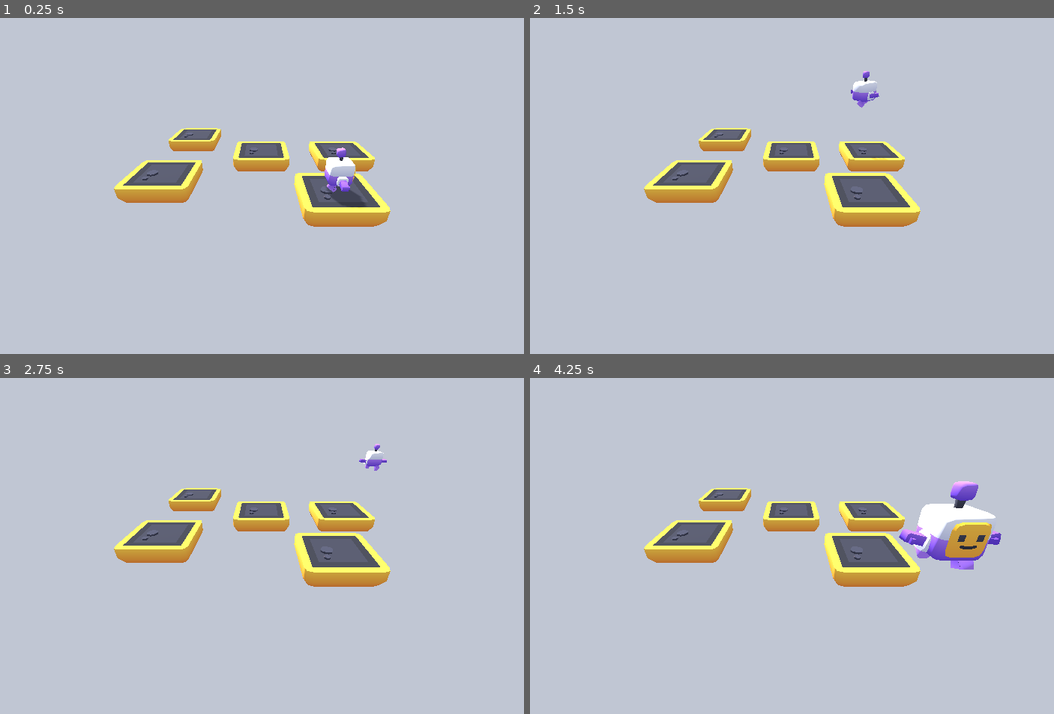
Above: before the commit, frames 1-4 (two rows, left to right).
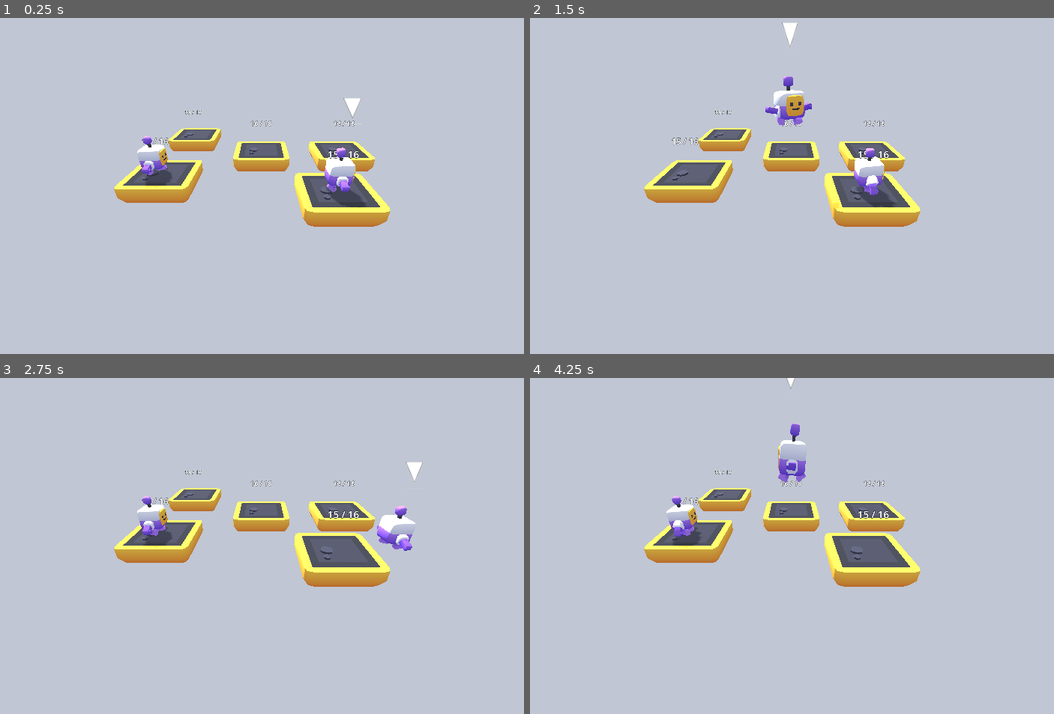
Above: after the commit, the same moments.

Repository: guladam/penguin_hopper
Game: Godot game, scene res://scenes/level/level.tscn
The game is run twice, just before and just after one commit, with the same random seed, the same clock (stepped at 60 frames per second) and the same inputs.
Inputs:
- Up to frame 1 (0.25 s): no input
- Up to frame 2 (1.5 s): hold D (move_right) 0.53-1.28 s; hold Tab (next_penguin, bound only after the commit) 0.53-1.28 s; tap Space (jump) at 0.77, 0.8, 1.07, 1.35 s; hold S (move_backward) from 1.28 s (still down)
- Up to frame 3 (2.75 s): tap Space (jump) at 1.52, 1.82, 2.3 s; tap Tab (next_penguin, bound only after the commit) at 1.55 s; release S (move_backward) at 2.03 s; hold D (move_right) from 2.03 s (still down); hold Tab (next_penguin, bound only after the commit) from 2.03 s (still down)
- Up to frame 4 (4.25 s): release D (move_right) at 2.78 s; release Tab (next_penguin, bound only after the commit) at 2.78 s; hold W (move_forward) 2.78-3.53 s; tap Tab (next_penguin, bound only after the commit) at 2.85 s; tap Space (jump) at 3.02, 3.32, 3.6, 3.77, 4.07 s; hold A (move_left) from 3.53 s (still down)

The runs differ from the first frame. In frame 1, 0.8% of the frame differs, in the area x 26-69%, y 23-51%; in frame 2, 1.8%; in frame 3, 1.5%; in frame 4, 3.8%, in the area x 26-90%, y 0-58%.

Commit message:
arrow, ice health + penguin swapping

Diff:
--- /dev/null
+++ b/assets/arrow.svg
@@ -0,0 +1,50 @@
+<?xml version="1.0" encoding="UTF-8" standalone="no"?>
+<!-- Created with Inkscape (http://www.inkscape.org/) -->
+
+<svg
+   width="210mm"
+   height="297mm"
+   viewBox="0 0 210 297"
+   version="1.1"
+   id="svg1"
+   inkscape:version="1.3-beta (cedbd6c6ff, 2023-05-28)"
+   sodipodi:docname="arrow.svg"
+   xmlns:inkscape="http://www.inkscape.org/namespaces/inkscape"
+   xmlns:sodipodi="http://sodipodi.sourceforge.net/DTD/sodipodi-0.dtd"
+   xmlns="http://www.w3.org/2000/svg"
+   xmlns:svg="http://www.w3.org/2000/svg">
+  <sodipodi:namedview
+     id="namedview1"
+     pagecolor="#ffffff"
+     bordercolor="#000000"
+     borderopacity="0.25"
+     inkscape:showpageshadow="2"
+     inkscape:pageopacity="0.0"
+     inkscape:pagecheckerboard="0"
+     inkscape:deskcolor="#d1d1d1"
+     inkscape:document-units="mm"
+     inkscape:zoom="0.5946522"
+     inkscape:cx="267.38319"
+     inkscape:cy="468.34099"
+     inkscape:window-width="1920"
+     inkscape:window-height="986"
+     inkscape:window-x="-11"
+     inkscape:window-y="-11"
+     inkscape:window-maximized="1"
+     inkscape:current-layer="layer1" />
+  <defs
+     id="defs1" />
+  <g
+     inkscape:label="Réteg 1"
+     inkscape:groupmode="layer"
+     id="layer1">
+    <path
+       id="path1"
+       style="stroke:#000000;stroke-width:5;fill:#ffffff;fill-opacity:1;stroke-dasharray:none;stroke-opacity:1;stroke-linecap:round;stroke-linejoin:round"
+       inkscape:transform-center-x="-4.4494004"
+       inkscape:transform-center-y="46.401446"
+       transform="rotate(135,63.848102,100.66089)"
+       d="M 37.81753,216.98631 -110.67489,68.49389 126.20588,-19.894458 Z"
+       sodipodi:nodetypes="cccc" />
+  </g>
+</svg>
--- a/project.godot
+++ b/project.godot
@@ -46,6 +46,16 @@
 "events": [Object(InputEventKey,"resource_local_to_scene":false,"resource_name":"","device":-1,"window_id":0,"alt_pressed":false,"shift_pressed":false,"ctrl_pressed":false,"meta_pressed":false,"pressed":false,"keycode":0,"physical_keycode":32,"key_label":0,"unicode":32,"echo":false,"script":null)
 ]
 }
+next_penguin={
+"deadzone": 0.5,
+"events": [Object(InputEventKey,"resource_local_to_scene":false,"resource_name":"","device":-1,"window_id":0,"alt_pressed":false,"shift_pressed":false,"ctrl_pressed":false,"meta_pressed":false,"pressed":false,"keycode":0,"physical_keycode":4194306,"key_label":0,"unicode":0,"echo":false,"script":null)
+]
+}
+
+[layer_names]
+
+3d_physics/layer_1="environment"
+3d_physics/layer_2="penguin"
 
 [rendering]
 
--- /dev/null
+++ b/scenes/ice_blocks/ice_block.gd
@@ -0,0 +1,41 @@
+class_name IceBlock
+extends Node3D
+
+signal ice_block_jumped_on(ice_block: IceBlock)
+signal ice_block_jumped_off(ice_block: IceBlock)
+
+@export var health: int = 16 : set=set_health
+
+@onready var area_3d: Area3D = $Area3D
+@onready var sprite_3d: Sprite3D = $Sprite3D
+
+var penguins: int = 0
+
+
+func _ready() -> void:
+	area_3d.body_entered.connect(_on_body_entered)
+	area_3d.body_exited.connect(_on_body_exited)
+	sprite_3d.texture = $Sprite3D/SubViewport.get_texture()
+
+
+func set_health(value: int) -> void:
+	health = value
+	%Health.text = "%s / 16" % value
+
+
+func _on_body_entered(penguin: Penguin) -> void:
+	if not penguin:
+		return
+
+	penguins += 1
+	health -= penguins
+	ice_block_jumped_on.emit(self)
+
+
+func _on_body_exited(penguin: Penguin) -> void:
+	if not penguin:
+		return
+
+	penguins -= 1
+	health -= penguins
+	ice_block_jumped_off.emit(self)
--- a/scenes/ice_blocks/ice_block_1.tscn
+++ b/scenes/ice_blocks/ice_block_1.tscn
@@ -1,6 +1,7 @@
-[gd_scene load_steps=6 format=3 uid="uid://dlbm052w6ciuj"]
+[gd_scene load_steps=9 format=3 uid="uid://dlbm052w6ciuj"]
 
 [ext_resource type="Texture2D" uid="uid://0odt7cvj574e" path="res://assets/placeholder/Textures/colormap.png" id="1_8f7g6"]
+[ext_resource type="Script" path="res://scenes/ice_blocks/ice_block.gd" id="1_qqqrb"]
 
 [sub_resource type="StandardMaterial3D" id="StandardMaterial3D_t5gsg"]
 resource_name = "colormap"
@@ -44,7 +45,16 @@
 [sub_resource type="ConcavePolygonShape3D" id="ConcavePolygonShape3D_tmw24"]
 data = PackedVector3Array(-0.9, 0, -0.72, -1, 0.2, -0.8, -1, 0.2, 0.8, -1, 0.2, 0.8, -0.9, 0, 0.72, -0.9, 0, -0.72, -0. …(7911 unchanged characters)…
 
+[sub_resource type="CylinderShape3D" id="CylinderShape3D_nobx5"]
+radius = 1.26664
+
+[sub_resource type="LabelSettings" id="LabelSettings_31t8w"]
+font_size = 24
+outline_size = 3
+outline_color = Color(0, 0, 0, 1)
+
 [node name="IceBlock1" type="Node3D"]
+script = ExtResource("1_qqqrb")
 
 [node name="platform" type="MeshInstance3D" parent="."]
 transform = Transform3D(1, 0, 0, 0, 1, 0, 0, 0, 1, 0, -0.5, 0)
@@ -55,3 +65,29 @@
 
 [node name="CollisionShape3D" type="CollisionShape3D" parent="platform/StaticBody3D"]
 shape = SubResource("ConcavePolygonShape3D_tmw24")
+
+[node name="Area3D" type="Area3D" parent="."]
+collision_mask = 2
+
+[node name="CollisionShape3D" type="CollisionShape3D" parent="Area3D"]
+transform = Transform3D(1, 0, 0, 0, 1, 0, 0, 0, 1, 0, 1, 0)
+shape = SubResource("CylinderShape3D_nobx5")
+
+[node name="Sprite3D" type="Sprite3D" parent="."]
+transform = Transform3D(1, 0, 0, 0, 1, 0, 0, 0, 1, 0, 1, 0)
+billboard = 1
+
+[node name="SubViewport" type="SubViewport" parent="Sprite3D"]
+transparent_bg = true
+
+[node name="Health" type="Label" parent="Sprite3D/SubViewport"]
+unique_name_in_owner = true
+anchors_preset = 15
+anchor_right = 1.0
+anchor_bottom = 1.0
+grow_horizontal = 2
+grow_vertical = 2
+text = "16 / 16"
+label_settings = SubResource("LabelSettings_31t8w")
+horizontal_alignment = 1
+vertical_alignment = 1
--- a/scenes/level/level.tscn
+++ b/scenes/level/level.tscn
@@ -1,6 +1,7 @@
-[gd_scene load_steps=4 format=3 uid="uid://dyxpwsfyu8100"]
+[gd_scene load_steps=5 format=3 uid="uid://dyxpwsfyu8100"]
 
 [ext_resource type="PackedScene" uid="uid://dlbm052w6ciuj" path="res://scenes/ice_blocks/ice_block_1.tscn" id="1_6sp86"]
+[ext_resource type="PackedScene" uid="uid://bxy4yl5hf8fok" path="res://scenes/penguin/penguin_group.tscn" id="2_kxyas"]
 [ext_resource type="PackedScene" uid="uid://c7xcu5p80d3vw" path="res://scenes/penguin/penguin.tscn" id="2_lkcwr"]
 
 [sub_resource type="Environment" id="Environment_worhx"]
@@ -36,12 +37,16 @@
 [node name="IceBlock5" parent="." instance=ExtResource("1_6sp86")]
 transform = Transform3D(1, 0, 0, 0, 1, 0, 0, 0, 1, 3, 0, 0)
 
-[node name="Penguin" parent="." node_paths=PackedStringArray("view") instance=ExtResource("2_lkcwr")]
+[node name="PenguinGroup" parent="." instance=ExtResource("2_kxyas")]
+
+[node name="Penguin" parent="PenguinGroup" node_paths=PackedStringArray("view") instance=ExtResource("2_lkcwr")]
 transform = Transform3D(1, 0, 0, 0, 1, 0, 0, 0, 1, 0, 0, 2)
-view = NodePath("../CameraRig")
+view = NodePath("../../Camera3D")
 
-[node name="CameraRig" type="Node3D" parent="."]
+[node name="Penguin2" parent="PenguinGroup" node_paths=PackedStringArray("view") instance=ExtResource("2_lkcwr")]
+transform = Transform3D(1, 0, 0, 0, 1, 0, 0, 0, 1, 0.940975, -1.19209e-07, -3.11712)
+view = NodePath("../../Camera3D")
 
-[node name="Camera3D" type="Camera3D" parent="CameraRig"]
-transform = Transform3D(-3.78552e-08, 0.5, -0.866025, 2.18557e-08, 0.866025, 0.5, 1, 0, -4.37114e-08, -5, 3, 0)
+[node name="Camera3D" type="Camera3D" parent="."]
+transform = Transform3D(-4.37114e-08, 0.5, -0.866025, 0, 0.866025, 0.5, 1, 2.18557e-08, -3.78552e-08, -5, 3, 0)
 current = true
--- a/scenes/penguin/penguin.gd
+++ b/scenes/penguin/penguin.gd
@@ -1,20 +1,22 @@
+class_name Penguin
 extends CharacterBody3D
 
 @export_subgroup("Components")
 @export var view: Node3D
 
 @export_subgroup("Properties")
-@export var movement_speed = 250
-@export var jump_strength = 7
+@export var movement_speed: int = 250
+@export var jump_strength: int = 7
 
+var current: bool = false : set=set_current
 var movement_velocity: Vector3
 var rotation_direction: float
-var gravity = 0
+var gravity: float = 0.0
 
-var previously_floored = false
+var previously_floored: bool = false
 
-var jump_single = true
-var jump_double = true
+var jump_single: bool = true
+var jump_double: bool = true
 
 @onready var model = $CharacterModel
 @onready var animation = $CharacterModel/AnimationPlayer
@@ -50,6 +52,16 @@
 	previously_floored = is_on_floor()
 
 
+func set_current(value: bool) -> void:
+	current = value
+	%Arrow.visible = current
+
+	if current:
+		%ArrowAnim.play("animate")
+	else:
+		%ArrowAnim.stop()
+
+
 func handle_effects() -> void:
 	if is_on_floor():
 		if abs(velocity.x) > 1 or abs(velocity.z) > 1:
@@ -62,13 +74,15 @@
 
 func handle_controls(delta : float) -> void:
 	var input := Vector3.ZERO
-	input.x = Input.get_axis("move_left", "move_right")
-	input.z = Input.get_axis("move_forward", "move_backward")
+
+	if current:
+		input.x = Input.get_axis("move_left", "move_right")
+		input.z = Input.get_axis("move_forward", "move_backward")
 
 	input = input.rotated(Vector3.UP, view.rotation.y).normalized()
 	movement_velocity = input * movement_speed * delta
 
-	if Input.is_action_just_pressed("jump"):
+	if current and Input.is_action_just_pressed("jump"):
 		if jump_double:
 			gravity = -jump_strength
 
--- a/scenes/penguin/penguin.tscn
+++ b/scenes/penguin/penguin.tscn
@@ -1,11 +1,74 @@
-[gd_scene load_steps=4 format=3 uid="uid://c7xcu5p80d3vw"]
+[gd_scene load_steps=8 format=3 uid="uid://c7xcu5p80d3vw"]
 
 [ext_resource type="Script" path="res://scenes/penguin/penguin.gd" id="1_2uhtd"]
 [ext_resource type="PackedScene" uid="uid://7qjvxrr3640p" path="res://assets/placeholder/character.glb" id="1_5rbey"]
+[ext_resource type="Texture2D" uid="uid://dwxvnkq7v0kpi" path="res://assets/arrow.svg" id="3_lbh7g"]
 
 [sub_resource type="BoxShape3D" id="BoxShape3D_1qn4c"]
 
+[sub_resource type="Animation" id="Animation_0vq6x"]
+resource_name = "animate"
+loop_mode = 2
+tracks/0/type = "value"
+tracks/0/imported = false
+tracks/0/enabled = true
+tracks/0/path = NodePath(".:position")
+tracks/0/interp = 2
+tracks/0/loop_wrap = true
+tracks/0/keys = {
+"times": PackedFloat32Array(0, 1),
+"transitions": PackedFloat32Array(1, 1),
+"update": 0,
+"values": [Vector3(0, 2, 0), Vector3(0, 1.8, 0)]
+}
+tracks/1/type = "value"
+tracks/1/imported = false
+tracks/1/enabled = true
+tracks/1/path = NodePath(".:scale")
+tracks/1/interp = 2
+tracks/1/loop_wrap = true
+tracks/1/keys = {
+"times": PackedFloat32Array(0, 1),
+"transitions": PackedFloat32Array(1, 1),
+"update": 0,
+"values": [Vector3(0.05, 0.05, 0.05), Vector3(0.04, 0.06, 0.05)]
+}
+
+[sub_resource type="Animation" id="Animation_objtg"]
+length = 0.001
+tracks/0/type = "value"
+tracks/0/imported = false
+tracks/0/enabled = true
+tracks/0/path = NodePath(".:position")
+tracks/0/interp = 1
+tracks/0/loop_wrap = true
+tracks/0/keys = {
+"times": PackedFloat32Array(0),
+"transitions": PackedFloat32Array(1),
+"update": 0,
+"values": [Vector3(0, 2, 0)]
+}
+tracks/1/type = "value"
+tracks/1/imported = false
+tracks/1/enabled = true
+tracks/1/path = NodePath(".:scale")
+tracks/1/interp = 1
+tracks/1/loop_wrap = true
+tracks/1/keys = {
+"times": PackedFloat32Array(0),
+"transitions": PackedFloat32Array(1),
+"update": 0,
+"values": [Vector3(0.05, 0.05, 0.05)]
+}
+
+[sub_resource type="AnimationLibrary" id="AnimationLibrary_ttenq"]
+_data = {
+"RESET": SubResource("Animation_objtg"),
+"animate": SubResource("Animation_0vq6x")
+}
+
 [node name="Penguin" type="CharacterBody3D"]
+collision_layer = 2
 script = ExtResource("1_2uhtd")
 
 [node name="CollisionShape3D" type="CollisionShape3D" parent="."]
@@ -13,3 +76,16 @@
 shape = SubResource("BoxShape3D_1qn4c")
 
 [node name="CharacterModel" parent="." instance=ExtResource("1_5rbey")]
+
+[node name="Arrow" type="Sprite3D" parent="."]
+unique_name_in_owner = true
+transform = Transform3D(0.05, 0, 0, 0, 0.05, 0, 0, 0, 0.05, 0, 2, 0)
+visible = false
+billboard = 1
+texture = ExtResource("3_lbh7g")
+
+[node name="ArrowAnim" type="AnimationPlayer" parent="Arrow"]
+unique_name_in_owner = true
+libraries = {
+"": SubResource("AnimationLibrary_ttenq")
+}
--- /dev/null
+++ b/scenes/penguin/penguin_group.gd
@@ -0,0 +1,21 @@
+extends Node3D
+
+var selected: Penguin
+
+
+func _ready() -> void:
+	_select_penguin(0)
+
+
+func _input(event: InputEvent) -> void:
+	if event.is_action_pressed("next_penguin"):
+		_select_penguin(wrapi(selected.get_index()+1, 0, get_child_count()))
+
+
+func _select_penguin(index: int) -> void:
+	if selected:
+		selected.current = false
+
+	var penguin: Penguin = get_child(index) as Penguin
+	penguin.current = true
+	selected = penguin
--- /dev/null
+++ b/scenes/penguin/penguin_group.tscn
@@ -0,0 +1,6 @@
+[gd_scene load_steps=2 format=3 uid="uid://bxy4yl5hf8fok"]
+
+[ext_resource type="Script" path="res://scenes/penguin/penguin_group.gd" id="1_wneya"]
+
+[node name="PenguinGroup" type="Node3D"]
+script = ExtResource("1_wneya")
Not shown, added: assets/arrow.svg.import
